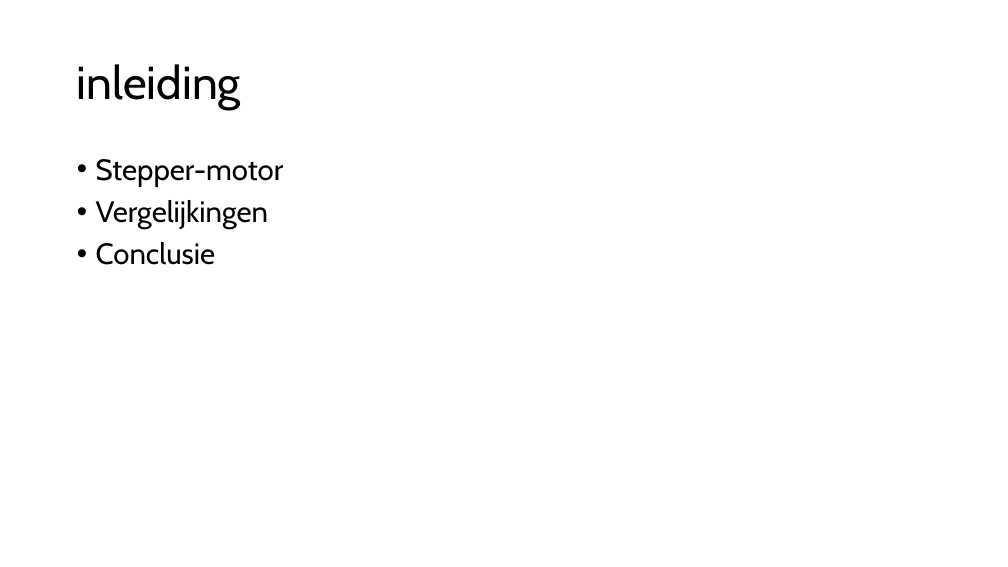
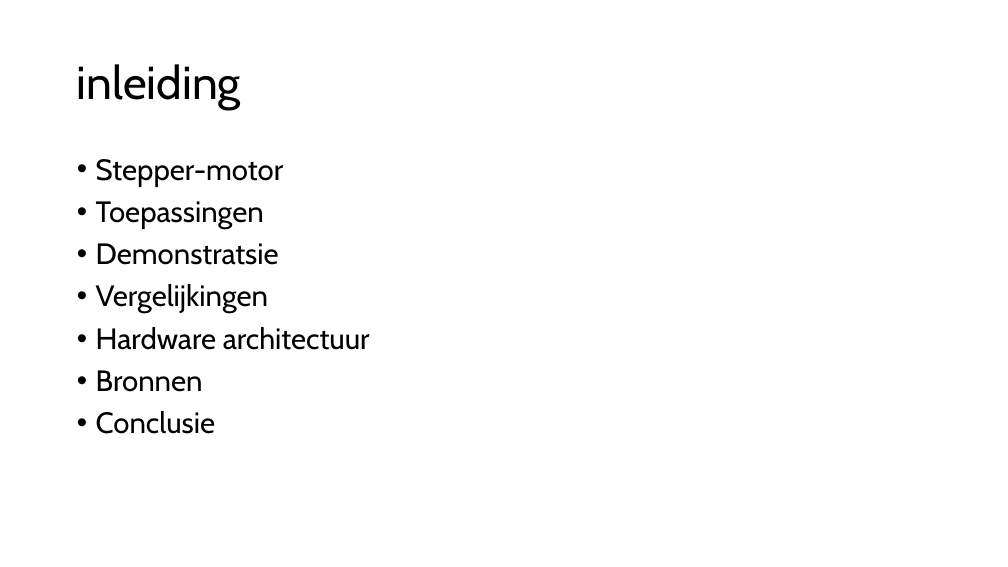
Before and after one commit to delamiro/Embedded-Stepper-Motor, a slide deck: slide 2 of Andere-bestanden/intro.odp. Drawn at 1008x567 pixels with LibreOffice and Linux fonts; fonts in the diff are those of the drawing. Boxes give left, top, right and bottom in pixels: in the first picture for what was removed or moved away, otherwise in the second. Text is boxed around its words. In the diff, an @@ line names an element or a change of style, - is before the commit and + after.

```diff
--- a/Andere-bestanden/intro.odp
+++ b/Andere-bestanden/intro.odp
@@ text at (96,201,279,265): paragraphs added @@
+• Toepassingen
+• Demonstratsie
@@ text at (96,327,370,392): paragraphs added @@
+• Hardware architectuur
+• Bronnen
```
Also in this commit, not shown: 3 slides added.
